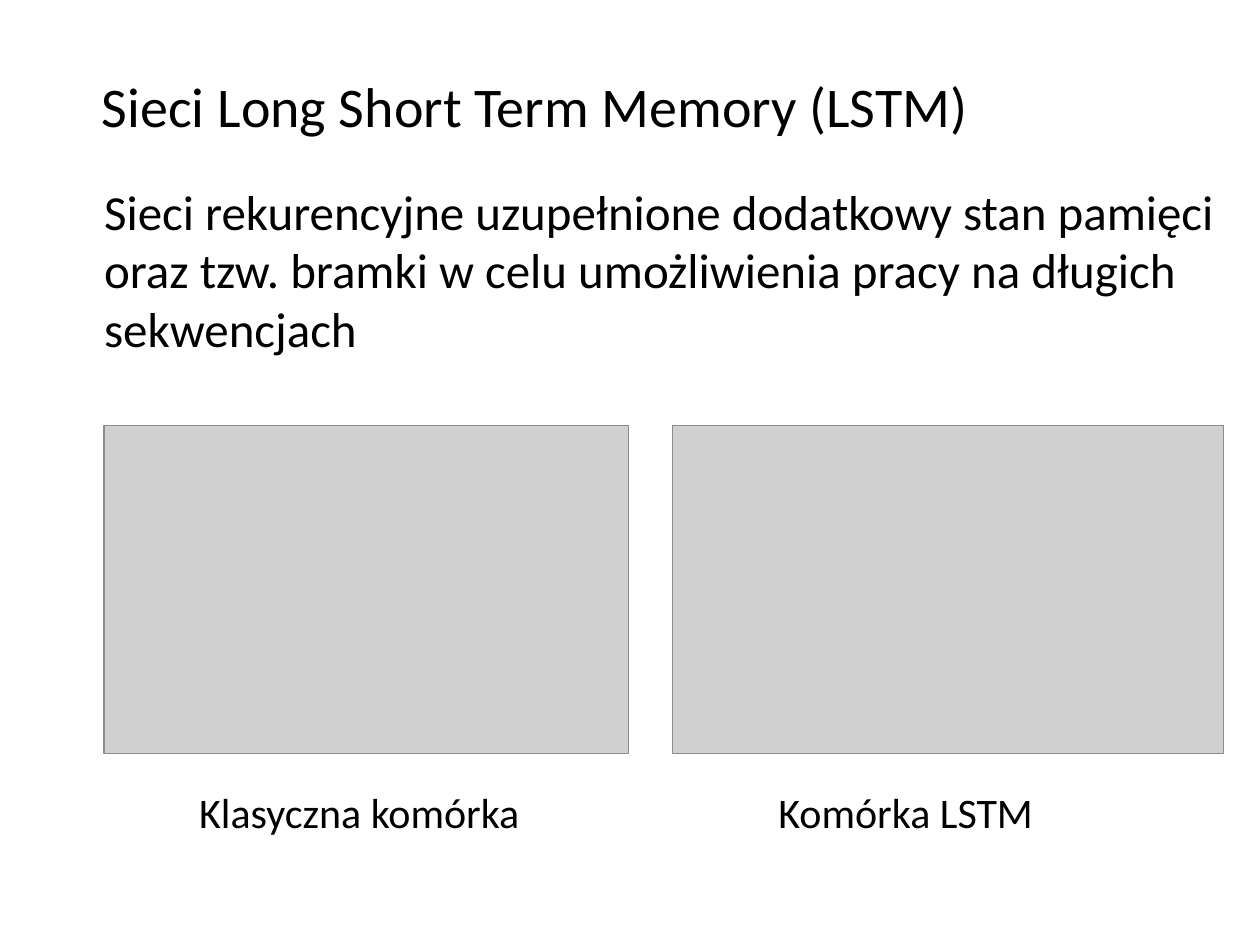
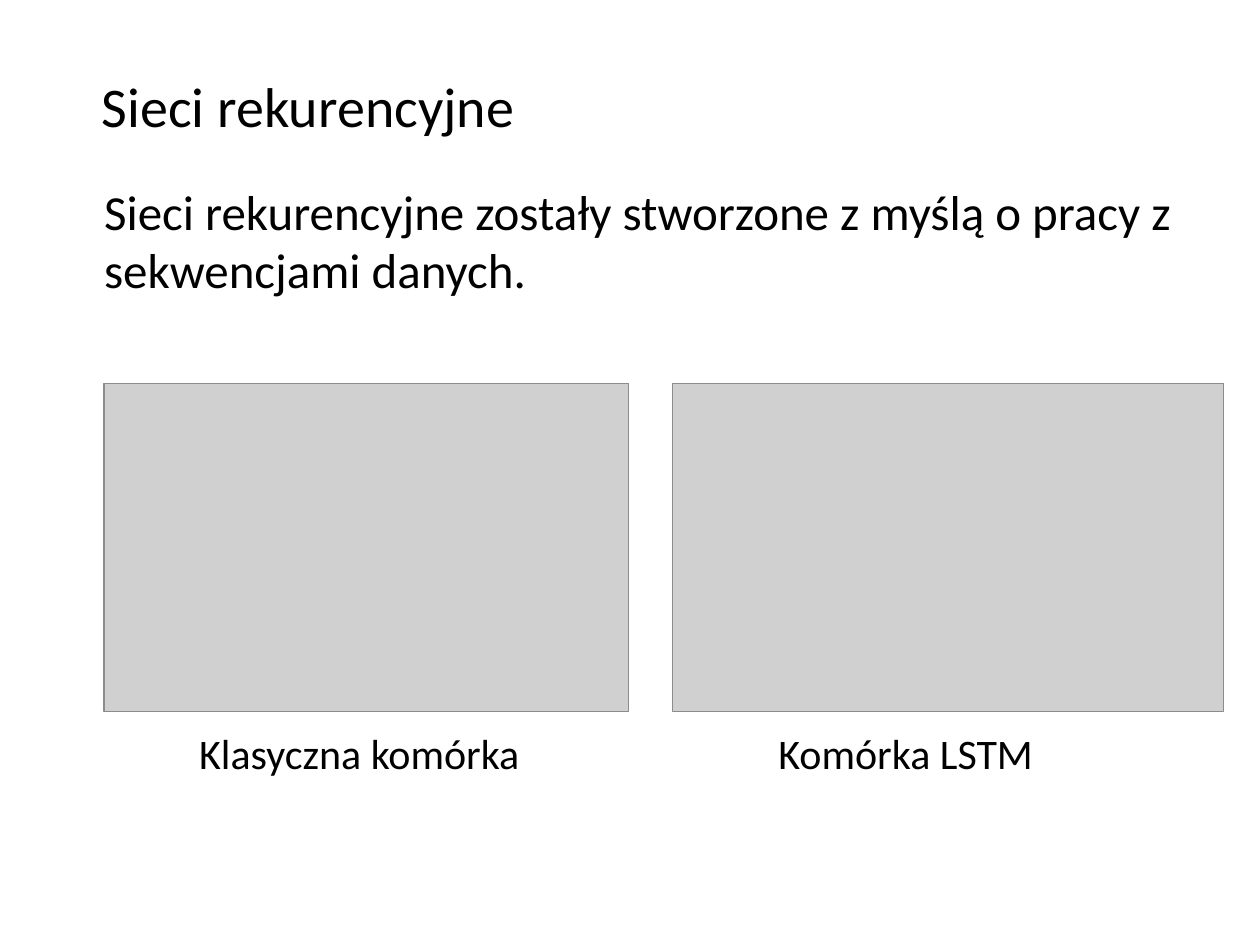
Before and after one commit to r-zareba/praca_inzynierska, a slide deck: slide 10 of 238657_prezentacja.pptx (slide 11 before the commit). Drawn at 1260x945 pixels with LibreOffice and Linux fonts; fonts in the diff are those of the drawing; grey boxes stand for pictures; background and template pictures are left out. Boxes give left, top, right and bottom in pixels: in the first picture for what was removed or moved away, otherwise in the second. Text is boxed around its words. In the diff, an @@ line names an element or a change of style, - is before the commit and + after.

Commit message:
presentation shorter

```diff
--- a/238657_prezentacja.pptx
+++ b/238657_prezentacja.pptx
@@ text at (102, 88, 514, 137): text changed @@
-Sieci Long Short Term Memory (LSTM)
+Sieci rekurencyjne
@@ text at (104, 196, 1170, 297): text changed @@
-Sieci rekurencyjne uzupełnione dodatkowy stan pamięci oraz tzw. bramki w celu umożliwienia pracy na długich sekwencjach
+Sieci rekurencyjne zostały stworzone z myślą o pracy z sekwencjami danych.
@@ picture: place and size @@
-picture at (105, 426, 629, 755)
+picture at (105, 383, 629, 712)
@@ picture: place and size @@
-picture at (673, 426, 1223, 755)
+picture at (673, 383, 1223, 712)
```
Also in this commit, not shown: 6 other slides changed, 3 slides added, 4 slides removed, 1 other file.
